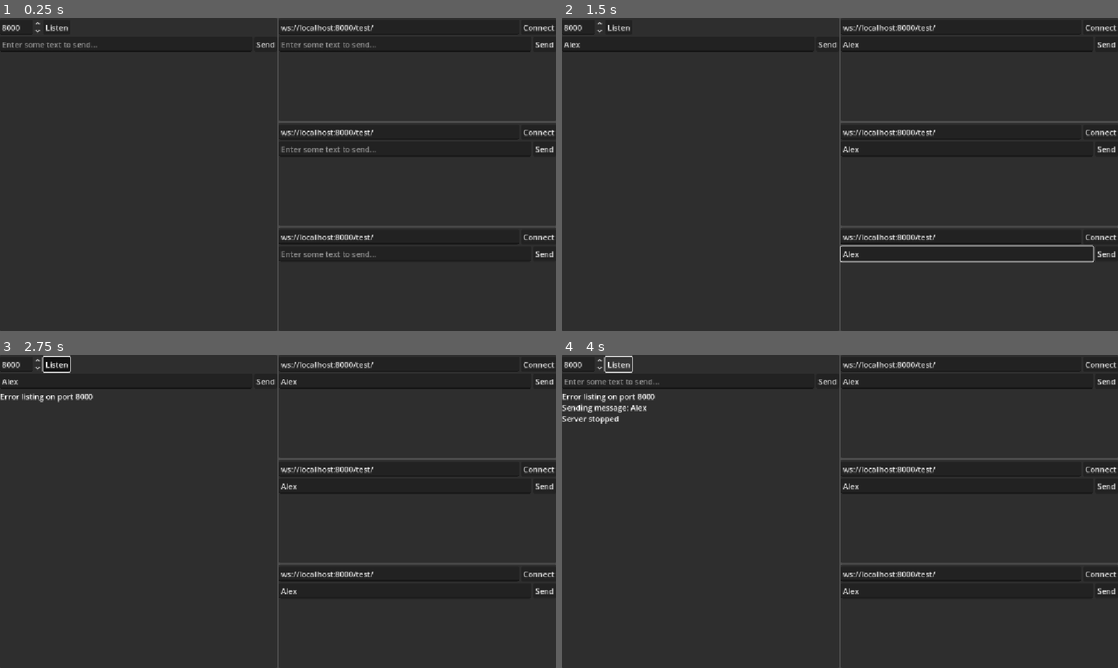
Above: before the commit, frames 1-4 (two rows, left to right).
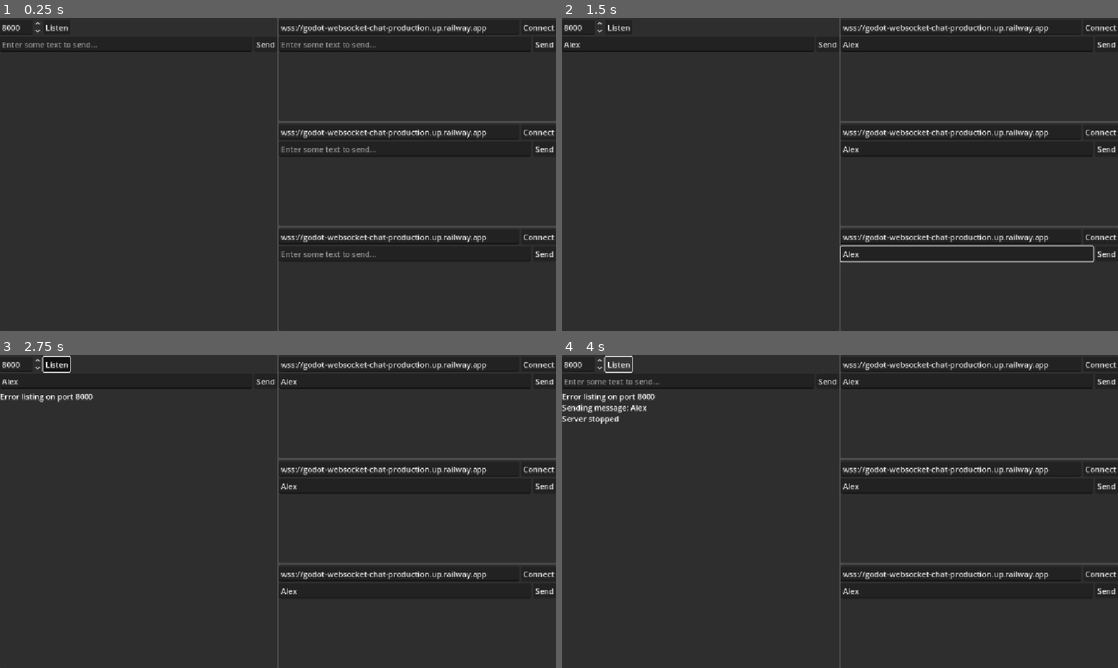
Above: after the commit, the same moments.

Repository: mreedr/godot-websocket-chat
Game: Godot game, scene res://combo.tscn
Two runs of this game, one before a commit and one after it. Both use one fixed random seed, a clock stepped at 60 frames per second and the inputs below.
Inputs (mouse positions are in pixels of both pictures, inside the frame that each line leads up to):
- Up to frame 1 (0.25 s): no input
- Up to frame 2 (1.5 s): click (689, 43) at 0.52 s; type "Alex" at 0.6 s; click (967, 43) at 0.75 s; type "Alex" at 0.83 s; click (967, 149) at 0.98 s; type "Alex" at 1.07 s; click (967, 252) at 1.27 s; type "Alex" at 1.35 s
- Up to frame 3 (2.75 s): click "Listen" at 2 s
- Up to frame 4 (4 s): click "Send" at 2.75 s; click "Listen" at 3.5 s

The runs differ from the first frame. In frame 1, 1.3% of the frame differs, in the area x 52-88%, y 2-72%; in frame 2, 1.3%; in frame 3, 1.3%; in frame 4, 1.3%.

Commit message:
removed font config errors

Diff:
--- a/client.tscn
+++ b/client.tscn
@@ -19,6 +19,10 @@
 layout_mode = 1
 anchors_preset = 15
 
+[node name="Host" parent="Panel/VBoxContainer/Connect" index="0"]
+text = "wss://godot-websocket-chat-production.up.railway.app"
+placeholder_text = "wss://godot-websocket-chat-production.up.railway.app"
+
 [node name="Port" parent="Panel/VBoxContainer/Connect" index="2"]
 visible = false
 
--- a/server.tscn
+++ b/server.tscn
@@ -21,6 +21,8 @@
 
 [node name="Host" parent="Panel/VBoxContainer/Connect" index="0"]
 visible = false
+text = "wss://godot-websocket-chat-production.up.railway.app"
+placeholder_text = "wss://godot-websocket-chat-production.up.railway.app"
 
 [node name="Connect" parent="Panel/VBoxContainer/Connect" index="1"]
 visible = false
Not shown, changed: Dockerfile
